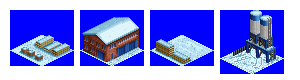
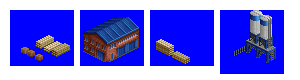
Before/after of a 300 × 80 layered artwork. What changed in the layer stack:
hid "snow", painted on it over (10, 10, 284, 74)
painted on "silos" (2nd of 2, in "silos") over (254, 11, 267, 18)
